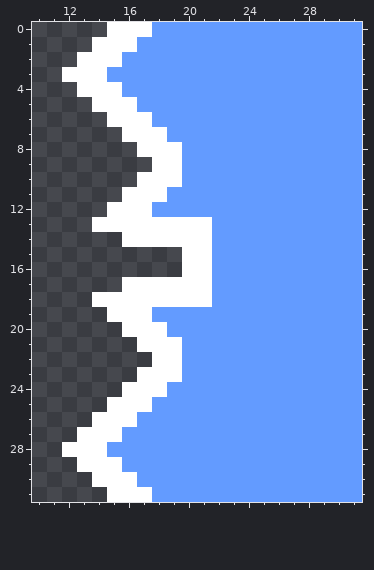
Edited in one commit: pixel-art file (Assets/Aseprite/05CircleInwardsHighlight.aseprite). The first picture shows the starting point.
32x32 pixels, 1 frame. Shown: x 10..31, y 0..31.
Now the later version:
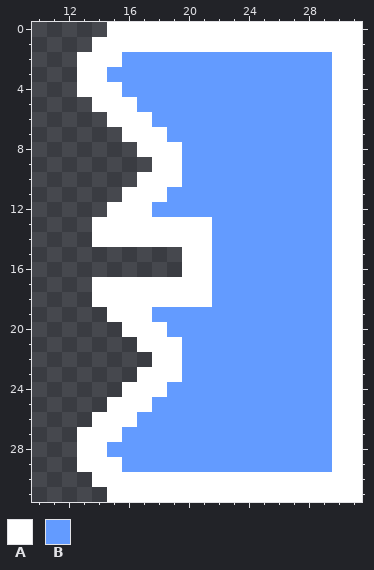
Palette (. is transparent): A #ffffff  B #639bff
From the commit log: redid highlights on lines and removed old files
Changes in this commit:
Changed rows in their new state; - is an unchanged pixel.
first column x 12:
 0 ------AAAAAAAAAAAAAA
 1 -----AAAAAAAAAAAAAAA
 2 ------------------AA
 3 .-----------------AA
 4 ------------------AA
 5 ------------------AA
 6 ------------------AA
 7 ------------------AA
 8 ------------------AA
 9 ------------------AA
10 ------------------AA
11 ------------------AA
12 ------------------AA
13 ------------------AA
14 --AA--------------AA
15 ------------------AA
16 ------------------AA
17 --AA--------------AA
18 ------------------AA
19 ------------------AA
20 ------------------AA
21 ------------------AA
22 ------------------AA
23 ------------------AA
24 ------------------AA
25 ------------------AA
26 ------------------AA
27 ------------------AA
28 .-----------------AA
29 ------------------AA
30 -----AAAAAAAAAAAAAAA
31 ------AAAAAAAAAAAAAA
